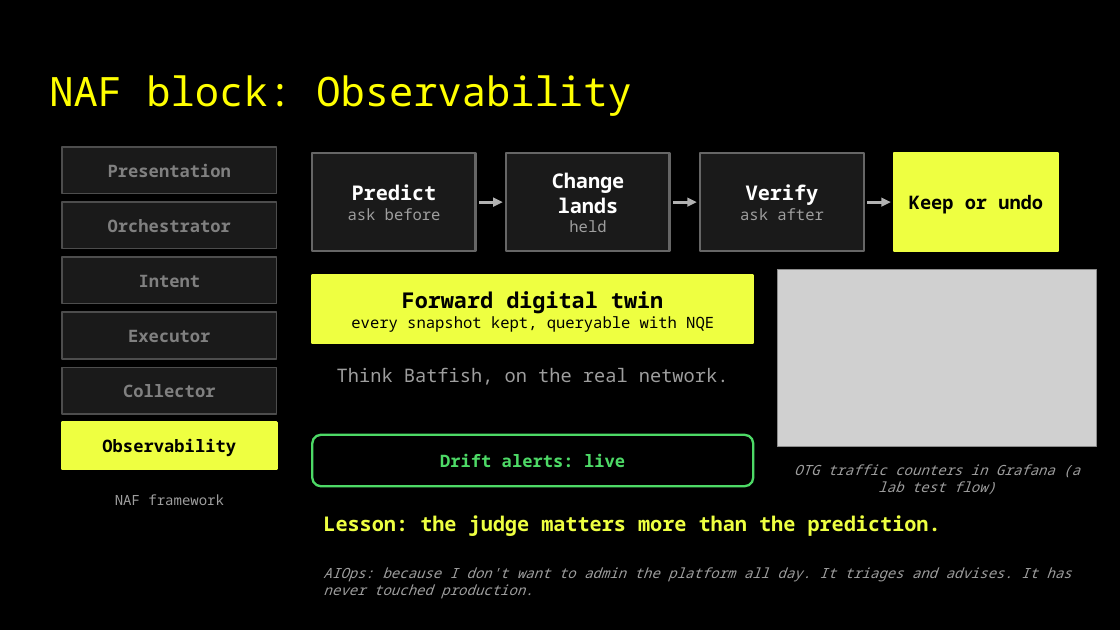
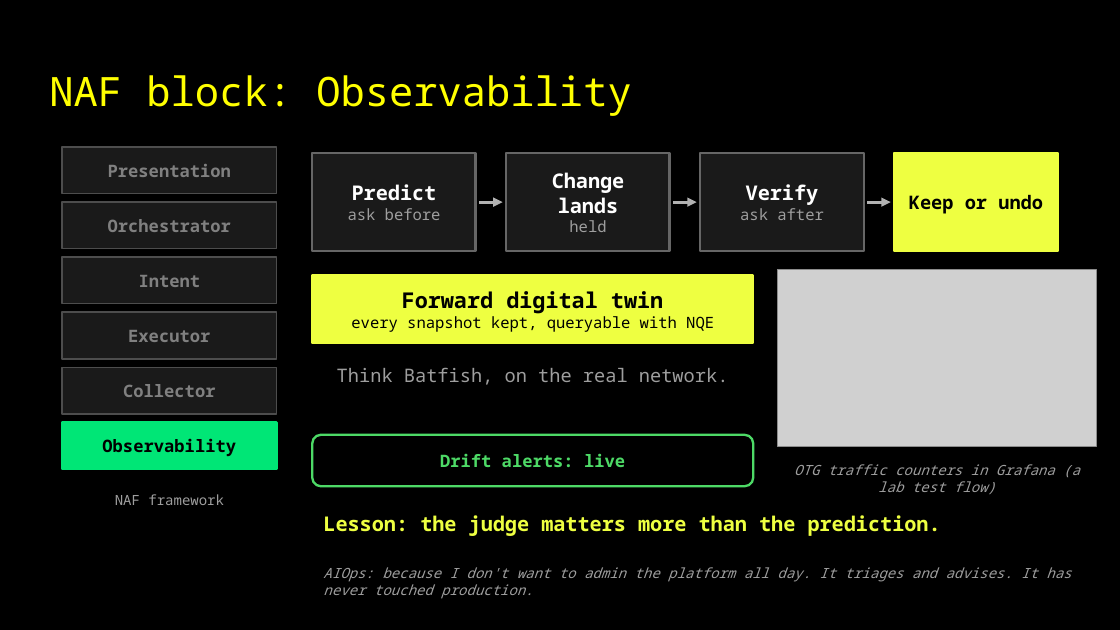
Before and after one commit to captainpacket/autocon6, a slide deck: slide 25 of slides/AC6_Every_Automation_Demo_Lies.pptx. Drawn at 1120x630 pixels with LibreOffice and Linux fonts; fonts in the diff are those of the drawing; grey boxes stand for pictures; background and template pictures are left out. Boxes give left, top, right and bottom in pixels: in the first picture for what was removed or moved away, otherwise in the second. Text is boxed around its words. In the diff, an @@ line names an element or a change of style, - is before the commit and + after.

```diff
--- a/slides/AC6_Every_Automation_Demo_Lies.pptx
+++ b/slides/AC6_Every_Automation_Demo_Lies.pptx
@@ rectangle "Observability" at (63, 422, 277, 469): fill #EEFF41 to #00E676; outline #EEFF41 1.5 pt to #00E676 1.5 pt @@
```
Also in this commit, not shown: 17 other slides changed, 23 other files.
